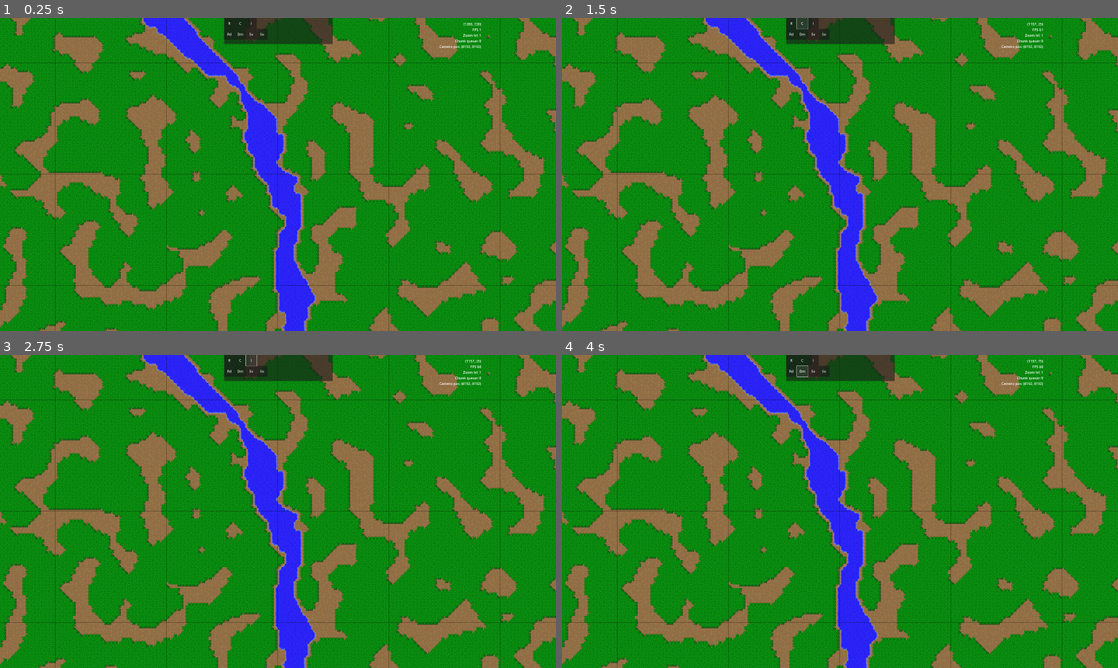
Above: before the commit, frames 1-4 (two rows, left to right).
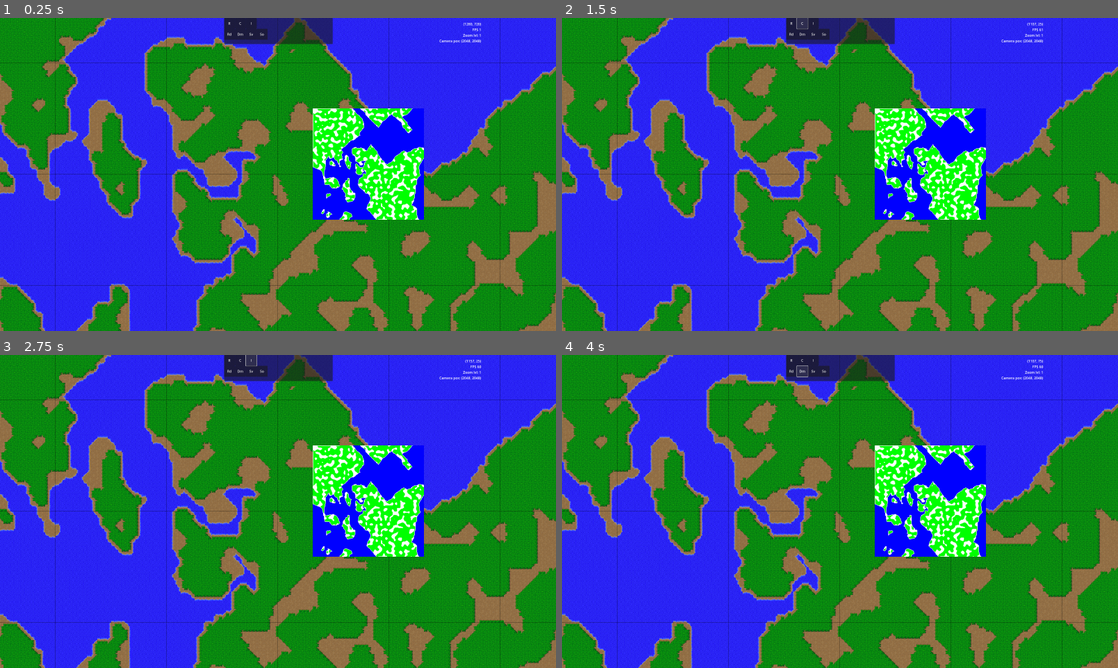
Above: after the commit, the same moments.

Repository: ahakkar/ACSIM
Game: Godot game, scene res://scenes/Main.tscn
The game is run twice, just before and just after one commit, with the same random seed, the same clock (stepped at 60 frames per second) and the same inputs.
Inputs:
- Up to frame 1 (0.25 s): no input
- Up to frame 2 (1.5 s): click "R" at 0.5 s; click "C" at 1.25 s
- Up to frame 3 (2.75 s): click "I" at 2 s
- Up to frame 4 (4 s): click "Rd" at 2.75 s; click "Dm" at 3.5 s

The runs differ from the first frame. In frame 1, 70% of the frame differs, in the area x 0-100%, y 0-100%; in frame 2, 70%; in frame 3, 70%; in frame 4, 70%.

Commit message:
prototype minimap

Diff:
--- a/project.godot
+++ b/project.godot
@@ -59,4 +59,5 @@
 
 [rendering]
 
+driver/threads/thread_model=2
 environment/defaults/default_clear_color=Color(0.658824, 0.329412, 0, 1)
--- a/scenes/Main.tscn
+++ b/scenes/Main.tscn
@@ -1,9 +1,10 @@
-[gd_scene load_steps=5 format=3 uid="uid://nfayf78xiuap"]
+[gd_scene load_steps=6 format=3 uid="uid://nfayf78xiuap"]
 
 [ext_resource type="Script" path="res://scripts/Main.gd" id="1_ysxum"]
 [ext_resource type="Script" path="res://scripts/Control.gd" id="3_1t1c8"]
 [ext_resource type="PackedScene" uid="uid://2we3txfr812u" path="res://scenes/Camera_zoom_2d.tscn" id="4_rx82t"]
 [ext_resource type="Script" path="res://scripts/EntityPlacer.gd" id="5_8jju5"]
+[ext_resource type="Script" path="res://scripts/Minimap.gd" id="5_rg28x"]
 
 [node name="Main" type="Node2D"]
 script = ExtResource("1_ysxum")
@@ -84,7 +85,25 @@
 offset_bottom = 256.0
 horizontal_alignment = 2
 
+[node name="Minimap" type="Container" parent="UILayer"]
+anchors_preset = -1
+anchor_top = -0.044
+anchor_right = 0.172
+anchor_bottom = 0.161
+offset_left = 1696.0
+offset_top = 735.36
+offset_right = 1807.68
+offset_bottom = 1032.16
+script = ExtResource("5_rg28x")
+
+[node name="CameraMarker" type="Sprite2D" parent="UILayer/Minimap"]
+position = Vector2(296, 392)
+
+[node name="MinimapSprite" type="Sprite2D" parent="UILayer/Minimap"]
+position = Vector2(416, 472)
+
 [connection signal="set_camera_position" from="." to="CameraZoom2D" method="_on_set_camera_position"]
+[connection signal="worldgen_ready" from="." to="UILayer/Minimap" method="_on_main_worldgen_ready"]
 [connection signal="pressed" from="UILayer/Control/ConstructionPanel/button_residental" to="UILayer/Control" method="_on_button_residental_pressed"]
 [connection signal="pressed" from="UILayer/Control/ConstructionPanel/button_commercial" to="UILayer/Control" method="_on_button_commercial_pressed"]
 [connection signal="pressed" from="UILayer/Control/ConstructionPanel/button_industrial" to="UILayer/Control" method="_on_button_industrial_pressed"]
--- a/scripts/ChunkHandler.gd
+++ b/scripts/ChunkHandler.gd
@@ -12,10 +12,24 @@
 var chunks:Dictionary = {}
 var window_width = DisplayServer.window_get_size(0).x
 var distance = abs((window_width/(Globals.CHUNK_SIZE.x*Globals.TILE_SIZE_X)) / 2 +1 )
+
+# for threading
+var chunk_queue:Array = []
 var mutex:Mutex
 var semaphore:Semaphore
 var thread:Thread
 var exit_thread = false
+
+var _timer:Timer
+
+
+func _exit_tree():
+	mutex.lock()
+	exit_thread = true
+	mutex.unlock()
+
+	semaphore.post()
+	thread.wait_to_finish()
 
 
 func _init() -> void:
@@ -23,13 +37,7 @@
 
 
 func _process(_delta):
-#	if !Globals.worlgen_ready || Globals.chunk_queue.size() > 64:
-#		return
 	update_chunks()
-	clean_up_chunks()
-	reset_chunks()
-
-	#print(self.get_child_count())
 
 
 func _ready():
@@ -40,6 +48,15 @@
 	thread = Thread.new()
 	thread.start(start_chunkgen, Thread.PRIORITY_NORMAL)
 
+	_timer = Timer.new()
+	add_child(_timer)
+	_timer.connect("timeout", _on_timer_timeout, 0)
+	_timer.set_wait_time(0.05)
+	_timer.set_one_shot(false)
+	_timer.start()
+
+func _on_timer_timeout():
+	clean_up_chunks()
 
 func start_chunkgen():
 	while true:
@@ -52,35 +69,22 @@
 		if should_exit:
 			break
 
-		if Globals.chunk_queue.size() > 0:
+		# work on emptying the generation queue
+		if chunk_queue.size() > 0:
 			mutex.lock()
-			var vars = Globals.chunk_queue.pop_front()
+			var vars = chunk_queue.pop_front()
 			mutex.unlock()
 
 			load_chunk(vars[0].y, vars[0].x, vars[1])
 
-
-# Thread must be disposed (or "joined"), for portability.
-func _exit_tree():
-	# Set exit condition to true.
+func clean_up_chunks():
 	mutex.lock()
-	exit_thread = true # Protect with Mutex.
-	mutex.unlock()
-
-	# Unblock by posting.
-	semaphore.post()
-
-	# Wait until it exits.
-	thread.wait_to_finish()
-
-
-func clean_up_chunks():
 	for key in chunks:
 		var chunk = chunks[key]
 		if chunk.should_remove:
 			chunk.queue_free()
 			chunks.erase(key)
-
+	mutex.unlock()
 
 func correction_factor(d) -> float:
 	if Globals.CAMERA_ZOOM_LEVEL < 0.6:
@@ -91,8 +95,7 @@
 		return d * ( 1 + 2 * (1-Globals.CAMERA_ZOOM_LEVEL) )
 
 
-func get_chunk(x:int, y:int):
-	var key = str(y) + "," + str(x)
+func get_chunk(key:Vector2i):
 	if self.chunks.has(key):
 		return chunks.get(key)
 
@@ -105,14 +108,6 @@
 
 	mutex.lock()
 	chunks[key] = chunk
-	mutex.unlock()
-
-
-func reset_chunks():
-	# avoid trying to edit already removed chunks
-	mutex.lock()
-	for key in chunks:
-		chunks[key].should_remove = true
 	mutex.unlock()
 
 
@@ -130,14 +125,20 @@
 	# created by adding the coords to a work queue
 	for y in Globals.map_size/Globals.CHUNK_SIZE.y:
 		for x in Globals.map_size/Globals.CHUNK_SIZE.x:
+
+			var key = Vector2i(y,x)
+			var chunk = null
+
+			if chunks.has(key):
+				chunk = get_chunk(key)
+
 			if (abs(x - p_x) <= zoom_corrected && abs(y - p_y) <= zoom_corrected):
-				var key = str(y) + "," + str(x)
-				if chunks.has(key):
-					var chunk = get_chunk(x,y)
-					if chunk != null:
-						chunk.should_remove = false
+				if chunk != null:
+					chunk.should_remove = false
 				else:
 					mutex.lock()
-					Globals.chunk_queue.push_back([Vector2i(x, y), key])
+					chunk_queue.push_back([Vector2i(x, y), key])
 					mutex.unlock()
 					semaphore.post()
+			elif chunks.has(key):
+				chunks[key].should_remove = true
--- a/scripts/Control.gd
+++ b/scripts/Control.gd
@@ -4,6 +4,7 @@
 
 signal button_pressed(button_name)
 @onready var debug_info = get_node(Globals.DEBUGINFO_NODE)
+@onready var minimap:Minimap
 
 # name, position
 var buttons = {
@@ -19,6 +20,8 @@
 # Called when the node enters the scene tree for the first time.
 func _ready():
 	create_buttons()
+	minimap = Minimap.new()
+
 
 # Called every frame. 'delta' is the elapsed time since the previous frame.
 func _process(_delta):
@@ -26,7 +29,6 @@
 		str(get_viewport().get_mouse_position()) +"\n" +
 		"FPS " + str(Engine.get_frames_per_second()) + "\n" +
 		"Zoom lvl: " + str(Globals.CAMERA_ZOOM_LEVEL) + "\n" +
-		"Chunk queue: " + str(Globals.chunk_queue.size()) + "\n" +
 		"Camera pos: " + str(Globals.CAMERA_POSITION)
 	)
 
--- a/scripts/Globals.gd
+++ b/scripts/Globals.gd
@@ -4,7 +4,6 @@
 extends Node
 
 var chunks_loaded:int = 0
-var chunk_queue:Array = []
 var worlgen_ready:bool = false
 
 ###################################
--- a/scripts/Main.gd
+++ b/scripts/Main.gd
@@ -9,6 +9,7 @@
 class_name Main
 extends Node2D
 
+signal worldgen_ready
 signal set_camera_position(pos:Vector2)
 
 # The idea is for the user to be able to choose the map from GUI later
@@ -19,7 +20,7 @@
 	"res://maps/tampere_256px.png",
 	"res://maps/tampere_10x10km_4096px.png"
 	]
-var map_filename:String = map_filenames[1]
+var map_filename:String = map_filenames[2]
 var _world_generator:WorldGenerator
 var _chunk_handler:ChunkHandler
 #var _2d_camera:CameraZoom2D
@@ -42,10 +43,13 @@
 	# add chunk handler if worldgen was successful
 	if _world_generator.generate_world(map_filename):
 		Globals.worlgen_ready = true
-		_chunk_handler = ChunkHandler.new()
-		add_child(_chunk_handler)
 	else:
 		push_error("World generation failed :-(")
+
+	_chunk_handler = ChunkHandler.new()
+	add_child(_chunk_handler)
+
+	emit_signal("worldgen_ready")
 
 	# center camera to world map
 	emit_signal(
--- /dev/null
+++ b/scripts/Minimap.gd
@@ -0,0 +1,51 @@
+class_name Minimap
+extends Node
+
+@onready var minimap_texture:ImageTexture = null
+@onready var sprite:Sprite2D
+
+# Called when the node enters the scene tree for the first time.
+func _ready():
+	minimap_texture = ImageTexture.new()
+
+
+# Called every frame. 'delta' is the elapsed time since the previous frame.
+func _process(_delta):
+	pass
+
+
+func _on_main_worldgen_ready():
+	print("test")
+	self.generate_minimap()
+	self.set_minimap()
+
+
+func generate_minimap() -> void:
+	var image = Image.new()
+	print(Globals.map_size)
+	image = Image.create(Globals.map_size, Globals.map_size, false, Image.FORMAT_RGB8)
+	image.resize(Globals.map_size, Globals.map_size)
+	for y in Globals.map_size:
+		for x in Globals.map_size:
+			var color:Color
+
+			match Globals.map_terrain_data[y][x]:
+				Globals.TILE_WATER:
+					color = Color(0,0,255)
+				Globals.TILE_TERRAIN:
+					color = Color(148,113,71)
+				Globals.TILE_FOREST:
+					color = Color(0,255,0)
+				_: #default
+					color = Color(255,0,255)
+
+			image.set_pixel(x, y, color)
+
+	minimap_texture = ImageTexture.create_from_image(image)
+
+
+func set_minimap() -> void:
+	sprite = self.get_child(1)
+	sprite.texture = minimap_texture
+	sprite.set_scale(Vector2i(2,2))
+	sprite.set_position(Vector2(0, 0))
